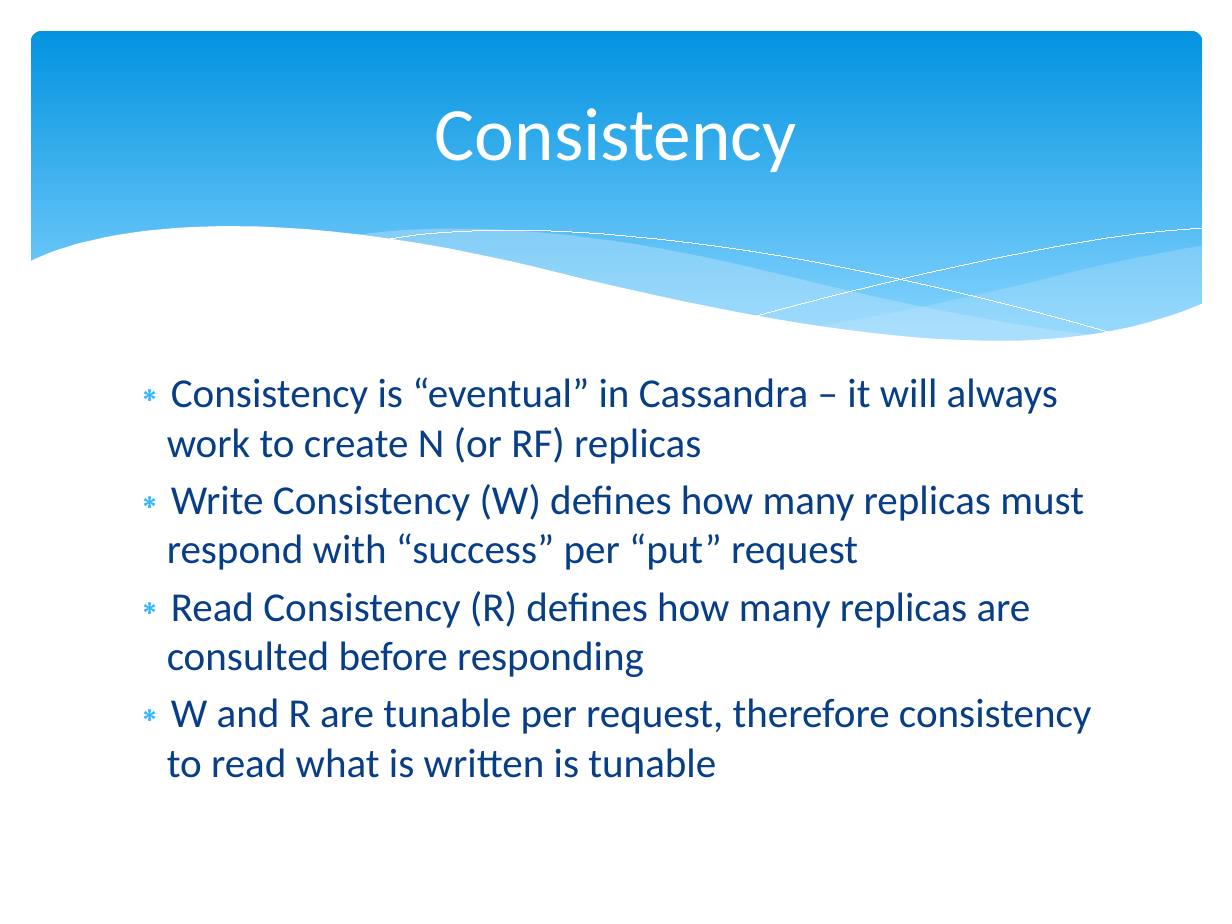
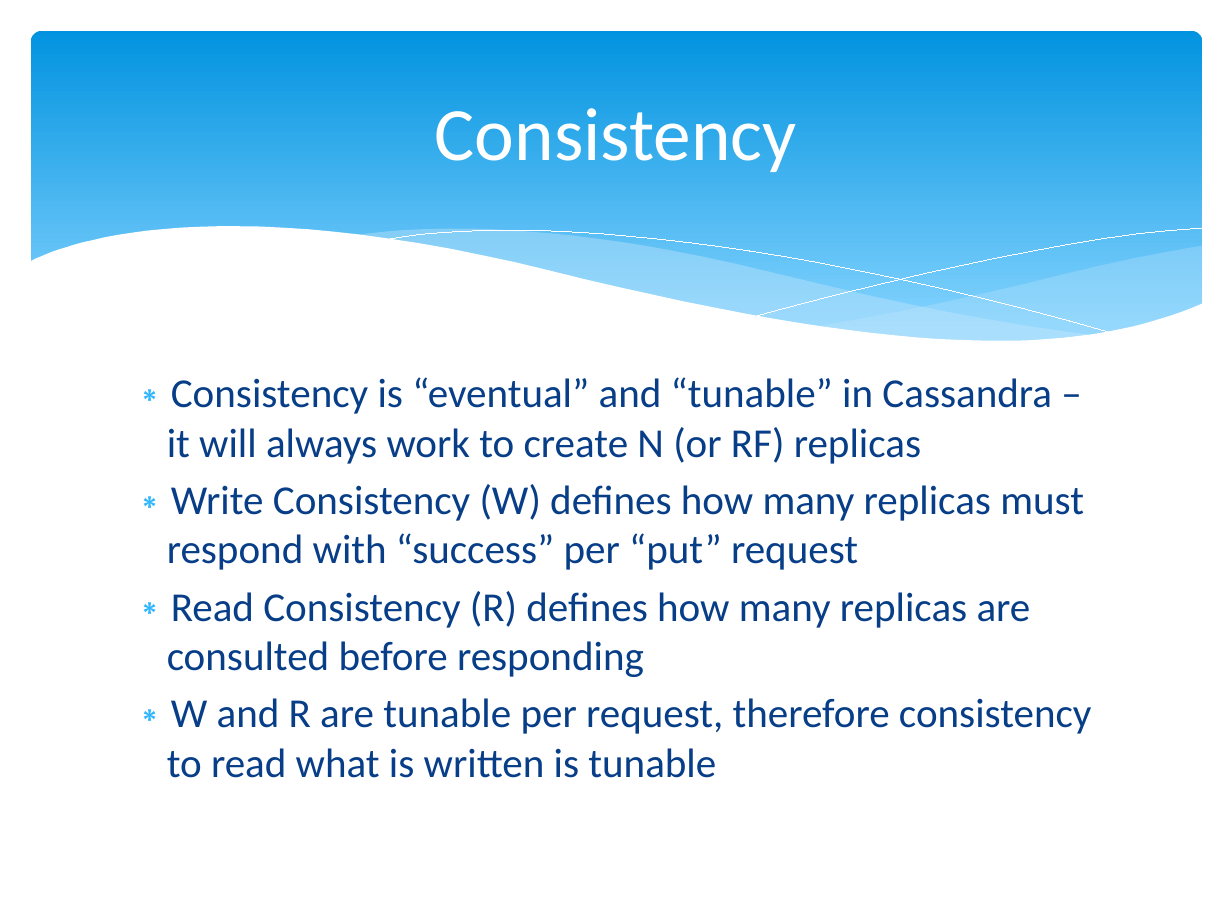
Before and after one commit to calebjones/nosql-blog, a slide deck: slide 10 of cassandra-training.pptx (slide 7 before the commit). Drawn at 1232x924 pixels with LibreOffice and Linux fonts; fonts in the diff are those of the drawing. Boxes give left, top, right and bottom in pixels: in the first picture for what was removed or moved away, otherwise in the second. Text is boxed around its words. In the diff, an @@ line names an element or a change of style, - is before the commit and + after.

```diff
--- a/cassandra-training.pptx
+++ b/cassandra-training.pptx
@@ text at (167,377,1052,464): text changed @@
-∗ Consistency is “eventual” in Cassandra – it will always work to create N (or RF) replicas
+∗ Consistency is “eventual” and “tunable” in Cassandra – it will always work to create N (or RF) replicas
```
Also in this commit, not shown: 12 other slides changed, 5 slides added, 4 slides removed.
